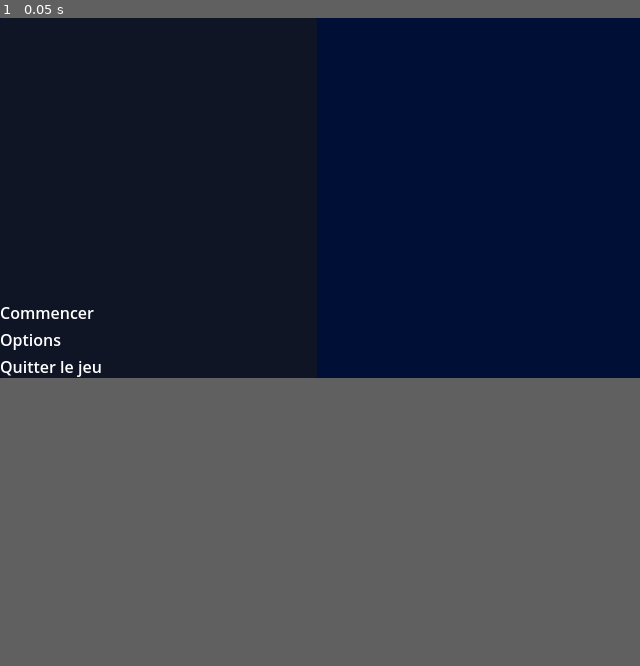
Above: before the commit, frame 1.
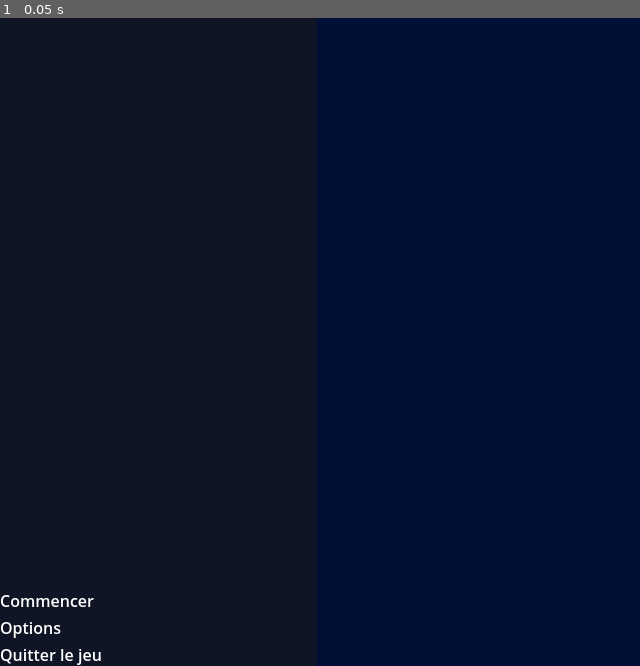
Above: after the commit, the same moment.

Repository: Romainalex/Profusion-of-Chaos
Game: Godot game, scene res://Scene/Level/MenuPrincipal.tscn
Same seed, same stepped clock (60 frames per second), same inputs: the game is played once before the commit and once after it. The project has no main scene, so this scene is started directly.
Inputs:
- Up to frame 1 (0.05 s): no input
In our replay, the window is 640x360 before the commit and 640x648 after it. These sizes can differ from the game's own. Grey fills any space a smaller window leaves; there, only what the larger window draws over its background counts as a difference.

The runs differ from the first frame. In frame 1, 0.7% of the frame differs, in the area x 0-16%, y 44-100%.
Error before the commit: Parse Error: Could not find type "Coin" in the current scope. (res://Autoload/Game.gd:25)

Commit message:
Ajout de l'homme d'affaire

Diff:
--- a/Autoload/Game.gd
+++ b/Autoload/Game.gd
@@ -21,6 +21,6 @@
 
 #### SIGNAL RESPONSES ####
 
-func _on_EVENTS_object_collected(object) -> void:
-	if object is Coin:
-		set_nb_coins(nb_coins + 1)
+#func _on_EVENTS_object_collected(object) -> void:
+	#if object is Coin:
+		#set_nb_coins(nb_coins + 1)
--- a/Scene/Actor/Actor.tscn
+++ b/Scene/Actor/Actor.tscn
@@ -1,11 +1,12 @@
-[gd_scene load_steps=3 format=3 uid="uid://cswyylwaj4a33"]
+[gd_scene load_steps=4 format=3 uid="uid://cswyylwaj4a33"]
 
 [ext_resource type="Script" path="res://StateMachine/State.gd" id="1_3xsrm"]
 [ext_resource type="Script" path="res://StateMachine/StateMachine.gd" id="1_qnkym"]
+[ext_resource type="Script" path="res://Scene/Actor/ActorMoveState.gd" id="2_qqxpq"]
 
 [node name="Actor" type="CharacterBody2D"]
 
-[node name="Sprite" type="AnimatedSprite2D" parent="."]
+[node name="AnimatedSprite" type="AnimatedSprite2D" parent="."]
 animation = &""
 metadata/_edit_lock_ = true
 
@@ -21,14 +22,14 @@
 [node name="StateMachine" type="Node2D" parent="."]
 script = ExtResource("1_qnkym")
 
+[node name="Idle" type="Node" parent="StateMachine"]
+script = ExtResource("1_3xsrm")
+
 [node name="Move" type="Node" parent="StateMachine"]
-script = ExtResource("1_3xsrm")
+script = ExtResource("2_qqxpq")
 
 [node name="Dead" type="Node" parent="StateMachine"]
 script = ExtResource("1_3xsrm")
 
-[node name="Idle" type="Node" parent="StateMachine"]
-script = ExtResource("1_3xsrm")
-
 [node name="Hurt" type="Node" parent="StateMachine"]
 script = ExtResource("1_3xsrm")
--- /dev/null
+++ b/Scene/Actor/ActorMoveState.gd
@@ -0,0 +1,6 @@
+extends State
+class_name ActorMoveState
+
+func update(_delta: float) -> void:
+	owner.set_velocity(owner.moving_direction * owner.speed)
+	owner.move_and_slide()
--- a/Scene/Actor/Character/Character.gd
+++ b/Scene/Actor/Character/Character.gd
@@ -58,7 +58,7 @@
 #### LOGIC ####
 
 func _update_state() -> void:
-	if not state_machine.get_state_name() in attack_dict.keys():
+	if not (state_machine.get_state_name() in attack_dict.keys()):
 		if Input.is_action_pressed("Esquive_action"):
 			state_machine.set_state("Esquive")
 		elif moving_direction == Vector2.ZERO:
@@ -84,7 +84,7 @@
 #### SIGNAL RESPONSES ####
 
 func _on_state_changed(_new_state: Object) -> void:
-	if state_machine.previous_state == $StateMachine/Attack:
+	if state_machine.get_previous_state_name() in attack_dict:
 		_update_state()
 
 	super._on_state_changed(state_machine.get_state())
--- a/Scene/Actor/Character/Character.tscn
+++ b/Scene/Actor/Character/Character.tscn
@@ -1,8 +1,9 @@
-[gd_scene load_steps=4 format=3 uid="uid://dqkmyvvmo4itf"]
+[gd_scene load_steps=5 format=3 uid="uid://dqkmyvvmo4itf"]
 
 [ext_resource type="PackedScene" uid="uid://cswyylwaj4a33" path="res://Scene/Actor/Actor.tscn" id="1_m5txu"]
 [ext_resource type="Script" path="res://Scene/Actor/Character/Character.gd" id="2_n5pxn"]
 [ext_resource type="Script" path="res://StateMachine/State.gd" id="3_kshho"]
+[ext_resource type="PackedScene" uid="uid://c7dxcerr1i8e6" path="res://Scene/Behaviour/AttackBehaviour.tscn" id="4_rjdpt"]
 
 [node name="Character" instance=ExtResource("1_m5txu")]
 script = ExtResource("2_n5pxn")
@@ -24,3 +25,11 @@
 
 [node name="State" type="Node" parent="StateMachine" index="9"]
 script = ExtResource("3_kshho")
+
+[node name="AttackPrincipalBehaviour" parent="." index="4" instance=ExtResource("4_rjdpt")]
+
+[node name="AttackSecondaireBehaviour" parent="." index="5" instance=ExtResource("4_rjdpt")]
+
+[node name="AttackSpecial1Behaviour" parent="." index="6" instance=ExtResource("4_rjdpt")]
+
+[node name="AttackSpecial2Behaviour" parent="." index="7" instance=ExtResource("4_rjdpt")]
--- /dev/null
+++ b/Scene/Actor/Character/L'homme_d'affaire/LHommeDAffaire.tscn
@@ -0,0 +1,14 @@
+[gd_scene load_steps=4 format=3 uid="uid://dcqgi85erd4p3"]
+
+[ext_resource type="PackedScene" uid="uid://dqkmyvvmo4itf" path="res://Scene/Actor/Character/Character.tscn" id="1_p7yas"]
+[ext_resource type="SpriteFrames" uid="uid://diryhf05ebh51" path="res://Scene/Actor/Character/L'homme_d'affaire/LHommeDAffaire_sprite_frame.tres" id="2_utpyo"]
+[ext_resource type="Script" path="res://StateMachine/State.gd" id="3_ongr6"]
+
+[node name="LHommeDAffaire" instance=ExtResource("1_p7yas")]
+
+[node name="AnimatedSprite" parent="." index="0"]
+sprite_frames = ExtResource("2_utpyo")
+animation = &"IdleDown"
+
+[node name="Move" parent="StateMachine" index="1"]
+script = ExtResource("3_ongr6")
--- /dev/null
+++ b/Scene/Actor/Character/L'homme_d'affaire/LHommeDAffaire_sprite_frame.tres
@@ -0,0 +1,86 @@
+[gd_resource type="SpriteFrames" load_steps=6 format=3 uid="uid://diryhf05ebh51"]
+
+[ext_resource type="Texture2D" uid="uid://de55throhfh4j" path="res://Scene/Actor/Character/L'homme_d'affaire/Sprite/L'homme_d'affaire_Move_Principal_SpriteSheet.png" id="1_xbd1h"]
+
+[sub_resource type="AtlasTexture" id="AtlasTexture_na6eh"]
+atlas = ExtResource("1_xbd1h")
+region = Rect2(0, 0, 64, 64)
+
+[sub_resource type="AtlasTexture" id="AtlasTexture_e6s5v"]
+atlas = ExtResource("1_xbd1h")
+region = Rect2(0, 128, 64, 64)
+
+[sub_resource type="AtlasTexture" id="AtlasTexture_urvww"]
+atlas = ExtResource("1_xbd1h")
+region = Rect2(0, 64, 64, 64)
+
+[sub_resource type="AtlasTexture" id="AtlasTexture_sv2xt"]
+atlas = ExtResource("1_xbd1h")
+region = Rect2(0, 192, 64, 64)
+
+[resource]
+animations = [{
+"frames": [{
+"duration": 1.0,
+"texture": SubResource("AtlasTexture_na6eh")
+}],
+"loop": true,
+"name": &"IdleDown",
+"speed": 5.0
+}, {
+"frames": [{
+"duration": 1.0,
+"texture": SubResource("AtlasTexture_e6s5v")
+}],
+"loop": true,
+"name": &"IdleLeft",
+"speed": 5.0
+}, {
+"frames": [{
+"duration": 1.0,
+"texture": SubResource("AtlasTexture_urvww")
+}],
+"loop": true,
+"name": &"IdleRight",
+"speed": 5.0
+}, {
+"frames": [{
+"duration": 1.0,
+"texture": SubResource("AtlasTexture_sv2xt")
+}],
+"loop": true,
+"name": &"IdleUp",
+"speed": 5.0
+}, {
+"frames": [{
+"duration": 1.0,
+"texture": SubResource("AtlasTexture_na6eh")
+}],
+"loop": false,
+"name": &"MoveDown",
+"speed": 10.0
+}, {
+"frames": [{
+"duration": 1.0,
+"texture": SubResource("AtlasTexture_e6s5v")
+}],
+"loop": false,
+"name": &"MoveLeft",
+"speed": 10.0
+}, {
+"frames": [{
+"duration": 1.0,
+"texture": SubResource("AtlasTexture_urvww")
+}],
+"loop": false,
+"name": &"MoveRight",
+"speed": 10.0
+}, {
+"frames": [{
+"duration": 1.0,
+"texture": SubResource("AtlasTexture_sv2xt")
+}],
+"loop": false,
+"name": &"MoveUp",
+"speed": 10.0
+}]
--- a/Scene/Behaviour/AttackBehaviour.gd
+++ b/Scene/Behaviour/AttackBehaviour.gd
@@ -18,7 +18,6 @@
 #### BUILT-IN ####
 
 func _ready() -> void:
-	owner.connect("attack", Callable(self, "_on_Owner_attack"))
 	cooldown_timer.connect("timeout", Callable(self, "_on_Cooldown_timeout"))
 
 
@@ -56,9 +55,6 @@
 
 #### SIGNAL RESPONSES ####
 
-func _on_Owner_attack() -> void:
-	_attack_effect()
-
 
 func _on_Cooldown_timeout() -> void:
 	pass
--- a/StateMachine/StateMachine.gd
+++ b/StateMachine/StateMachine.gd
@@ -38,6 +38,12 @@
 func get_previous_state() -> Node:
 	return previous_state
 
+func get_previous_state_name() -> String :
+	if previous_state == null:
+		return ""
+	else:
+		return previous_state.name
+
 
 #### BUILT-IN ####
 
@@ -64,6 +70,7 @@
 
 func set_to_default_state() -> void:
 	set_state(get_child(0))
+	print(get_state_name())
 
 func _on_state_changed(_state: Node) -> void:
 	emit_signal("state_changed_recursive", current_state)
--- a/project.godot
+++ b/project.godot
@@ -22,7 +22,6 @@
 [display]
 
 window/size/viewport_width=640
-window/size/viewport_height=360
 window/size/mode=3
 window/size/borderless=true
 
Renamed: Scene/Actor/Character/L'homme_d'affaire_Move_Principal_SpriteSheet.png -> Scene/Actor/Character/L'homme_d'affaire/Sprite/L'homme_d'affaire_Move_Principal_SpriteSheet.png
Not shown, changed: Scene/Actor/Character/L'homme_d'affaire/Sprite/L'homme_d'affaire_Move_Principal_SpriteSheet.png.import
